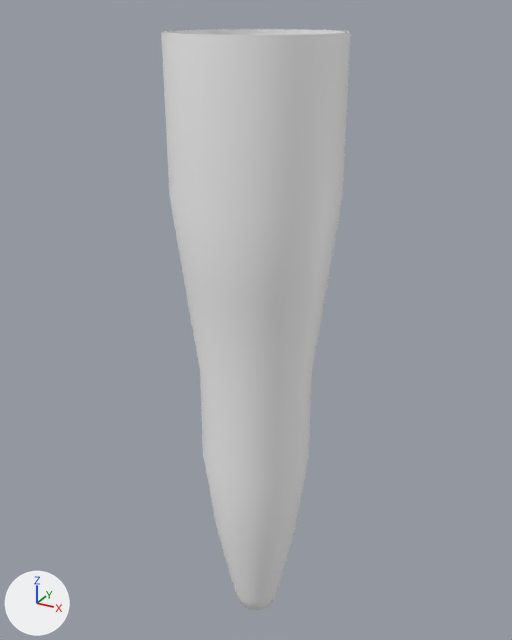
Two versions of the FBX model TwinStickShooter/Assets/Resources/FBX Models/Stalagmieten en Tieten/stalagtiet F.fbx, one commit apart.
Rendered twice from a 50 mm lens placed at (0.309, -1.176, 3.002), pointed at (-0.275, -0.113, 2.47). The lights are fixed; the arrows at lower left show +X, +Y and +Z. Where no turn or scale is listed for an object, it has been applied to the vertices.

The older version as bpy lines, for what is in view:
```python
me_mesh = bpy.data.meshes.new('Mesh')
me_mesh.from_pydata(...)  # 161 vertices, 160 faces; spans x -0.144..0.144, y -0.144..0.144, z -0.596..0.58
me_mesh.materials.append(mat_lambert2)  # white #ffffff
ob_stalagtiet_d = bpy.data.objects.new('Stalagtiet_d', me_mesh)
ob_stalagtiet_d.location = (-0.256, -0.147, 2.39)
```
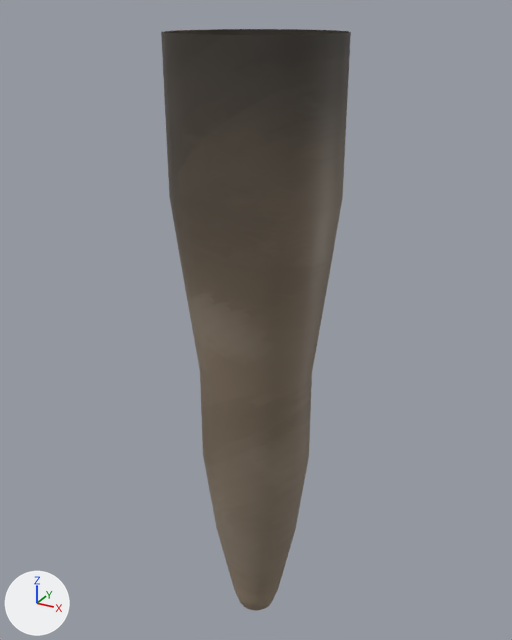
Location of each change, [x1, y1, x2, y2] in pixels of the pictures (512 x 640 px):
'Stalagtiet_d', recoloured
    both: [161, 29, 351, 610]

The change in detail:
Picture 'stalagmieten en tieten.png' (img_stalagmieten_en_tieten_png) is new.
Material 'lambert3' (mat_lambert3) is new.
Its texture is img_stalagmieten_en_tieten_png (with its transparency).
me_mesh has 161 vertices, 160 faces and spans x -0.144..0.144, y -0.144..0.144, z -0.596..0.58.
me_mesh no longer uses material mat_lambert2 (white #ffffff).
me_mesh now uses material mat_lambert3 (picture img_stalagmieten_en_tieten_png).
